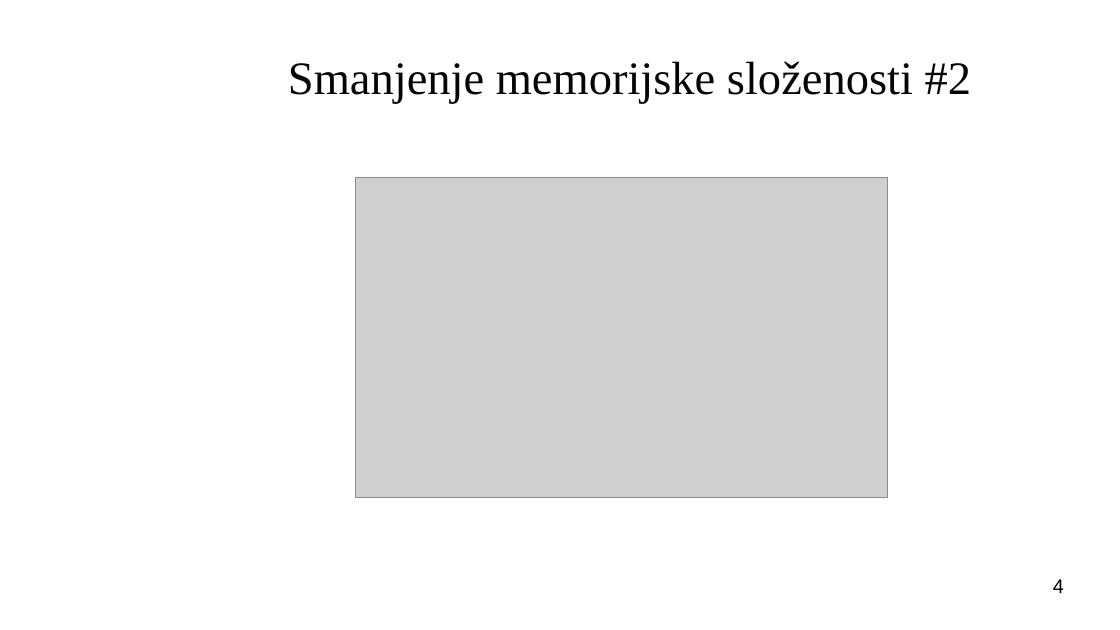
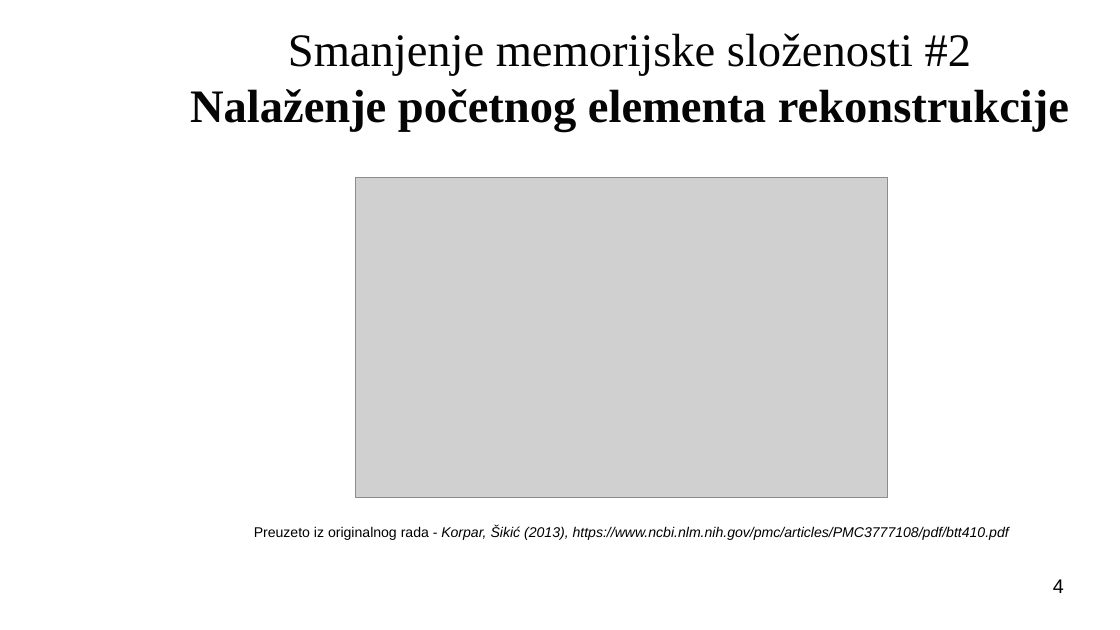
Before and after one commit to toi333/Bio, a slide deck: slide 4 of prez.odp. Drawn at 1120x630 pixels with LibreOffice and Linux fonts; fonts in the diff are those of the drawing; grey boxes stand for pictures; background and template pictures are left out. Boxes give left, top, right and bottom in pixels: in the first picture for what was removed or moved away, otherwise in the second. Text is boxed around its words. In the diff, an @@ line names an element or a change of style, - is before the commit and + after.

```diff
--- a/prez.odp
+++ b/prez.odp
@@ title at [190, 33, 1069, 132]: text changed; bold on @@
-Smanjenje memorijske složenosti #2
+Smanjenje memorijske složenosti #2
+Nalaženje početnog elementa rekonstrukcije
@@ text added at [254, 525, 1009, 540], 10 pt, text #000000, italic @@
+Preuzeto iz originalnog rada - Korpar, Šikić (2013), https://www.ncbi.nlm.nih.gov/pmc/articles/PMC3777108/pdf/btt410.pdf
```
Also in this commit, not shown: 3 other slides changed, 1 other file.
